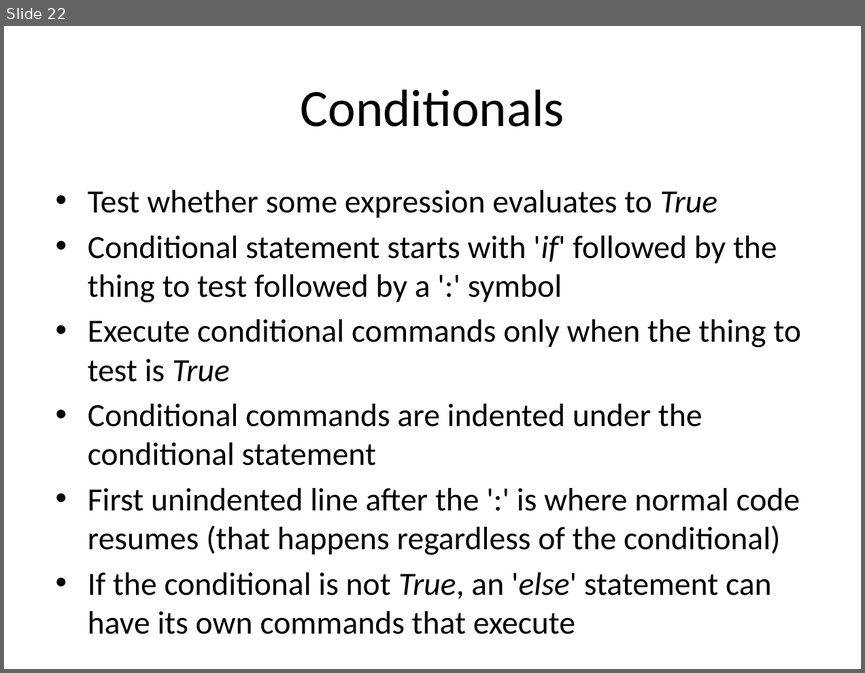
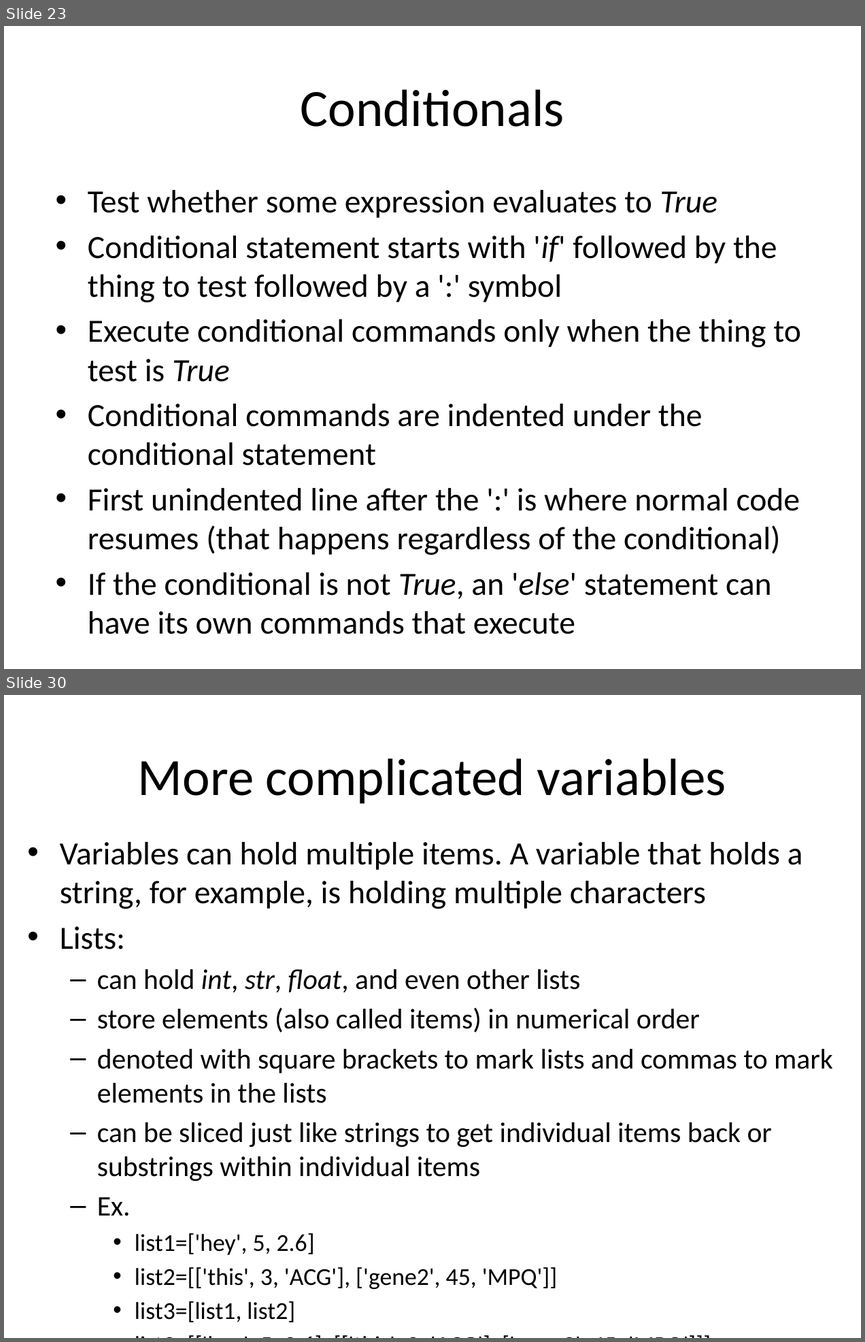
Before and after one commit to GSBS-Bootstrappers/bootstrappers-courses, a slide deck: python1/Python_I/Python I.pptx. Shown one above the other, each under a label of ours: slide 22 before the commit, slides 23 and 30 after it; the slides between them are not shown. The pictures are 865x673 and 865x1342 pixels, drawn with LibreOffice and Linux fonts; fonts in the diff are those of the drawing. Boxes give left, top, right and bottom in pixels: in the first picture for what was removed or moved away, otherwise in the second. Text is boxed around its words. In the diff, an @@ line names an element or a change of style, - is before the commit and + after.

```diff
--- a/python1/Python_I/Python I.pptx
+++ b/python1/Python_I/Python I.pptx
@@ slide 30 added at bbox=[4, 695, 861, 1338], background #FFFFFF @@
@@ title added at bbox=[138, 758, 726, 804], 44 pt, text #000000 @@
+More complicated variables
@@ text added at bbox=[60, 842, 833, 1322], 23.8 pt, text #000000 @@
+• Variables can hold multiple items. A variable that holds a string, for example, is holding multiple characters
+• Lists:
+  – can hold int, str, float, and even other lists
+  – store elements (also called items) in numerical order
+  – denoted with square brackets to mark lists and commas to mark elements in the lists
+  – can be sliced just like strings to get individual items back or substrings within individual items
+  – Ex.
+    • list1=['hey', 5, 2.6]
+    • list2=[['this', 3, 'ACG'], ['gene2', 45, 'MPQ']]
+    • list3=[list1, list2]
+    • list3=[['hey', 5, 2.6], [['this', 3, 'ACG'], ['gene2', 45, 'MPQ']]]
@@ what was slide 22 is now slide 23 @@
```
Also in this commit, not shown: 2 slides changed, 16 other slides added, 2 other files.
